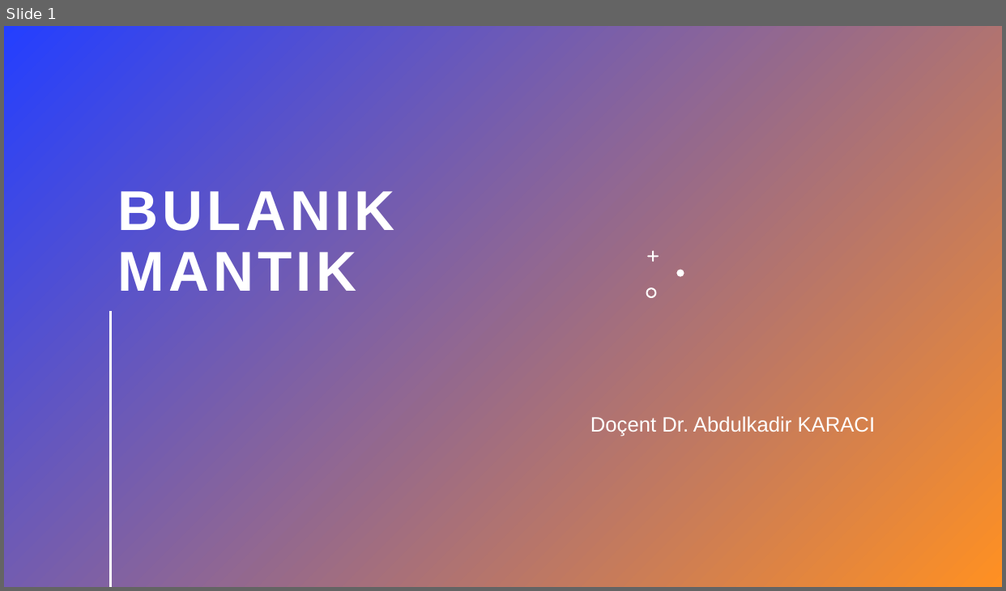
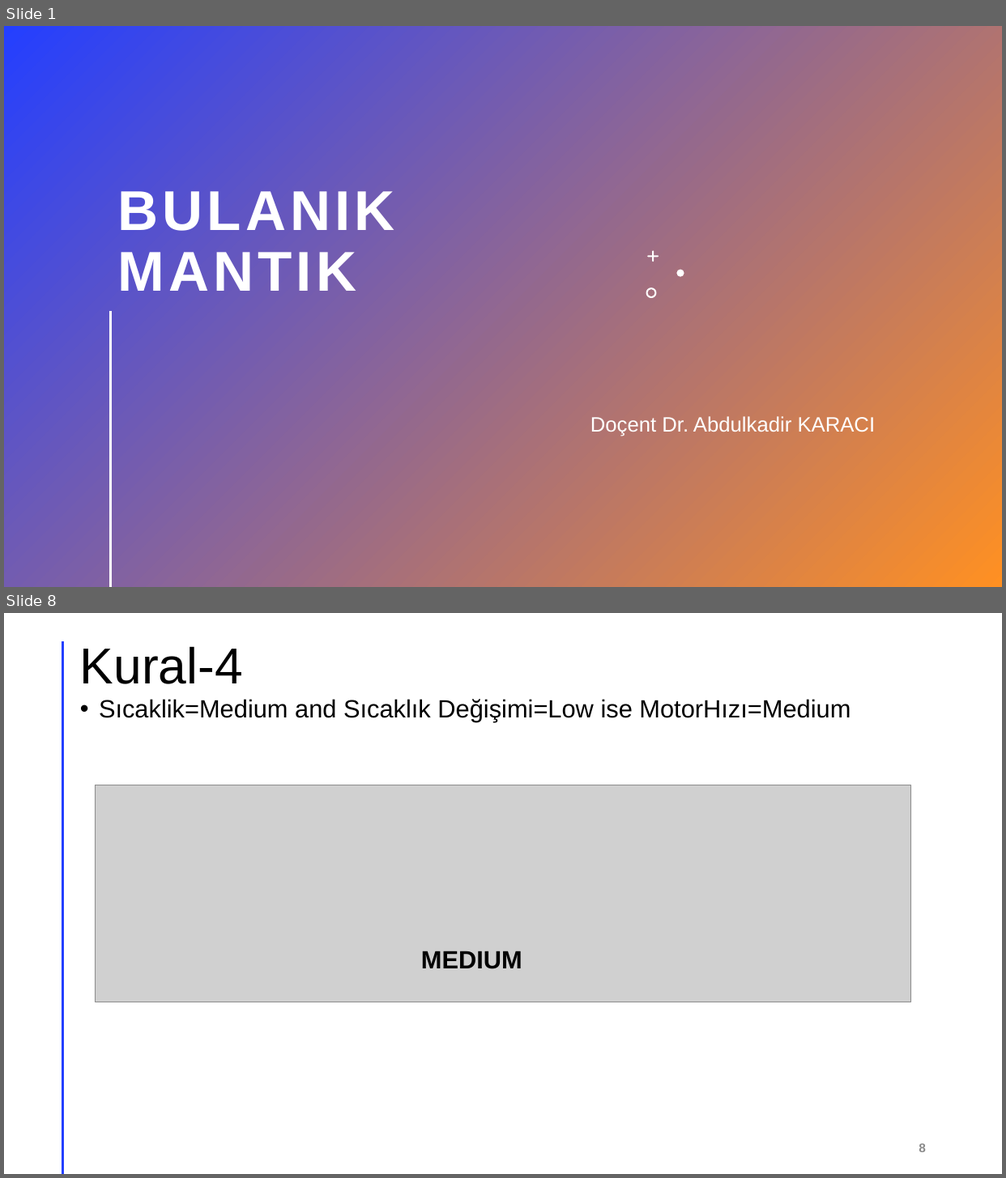
Before and after one commit to akaraci/Bulanik_Mantik, a slide deck: Örnekler.pptx. Shown one above the other, each under a label of ours: slide 1 before the commit, slides 1 and 8 after it; the slides between them are not shown. The pictures are 1006x591 and 1006x1178 pixels, drawn with LibreOffice and Linux fonts; fonts in the diff are those of the drawing; grey boxes stand for pictures. Boxes give left, top, right and bottom in pixels: in the first picture for what was removed or moved away, otherwise in the second. Text is boxed around its words. In the diff, an @@ line names an element or a change of style, - is before the commit and + after.

```diff
--- a/Örnekler.pptx
+++ b/Örnekler.pptx
@@ slide 8 added at [4, 613, 1002, 1174], background #FFFFFF @@
@@ line added from (62, 642) to (62, 1174), #FF9022 2 pt @@
@@ title added at [80, 646, 243, 684], 48.6 pt, text #000000 @@
+Kural-4
@@ text added at [99, 699, 850, 722], 24 pt, text #000000 @@
+• Sıcaklik=Medium and Sıcaklık Değişimi=Low ise MotorHızı=Medium
@@ picture added at [95, 786, 911, 1003] @@
@@ text added at [421, 951, 522, 969], 24 pt, text #000000, bold @@
+MEDIUM
@@ page number added at [918, 1144, 926, 1152], 12 pt, text #8C8C8C, bold @@
+8
```
Also in this commit, not shown: 2 slides changed, 22 other slides added.
